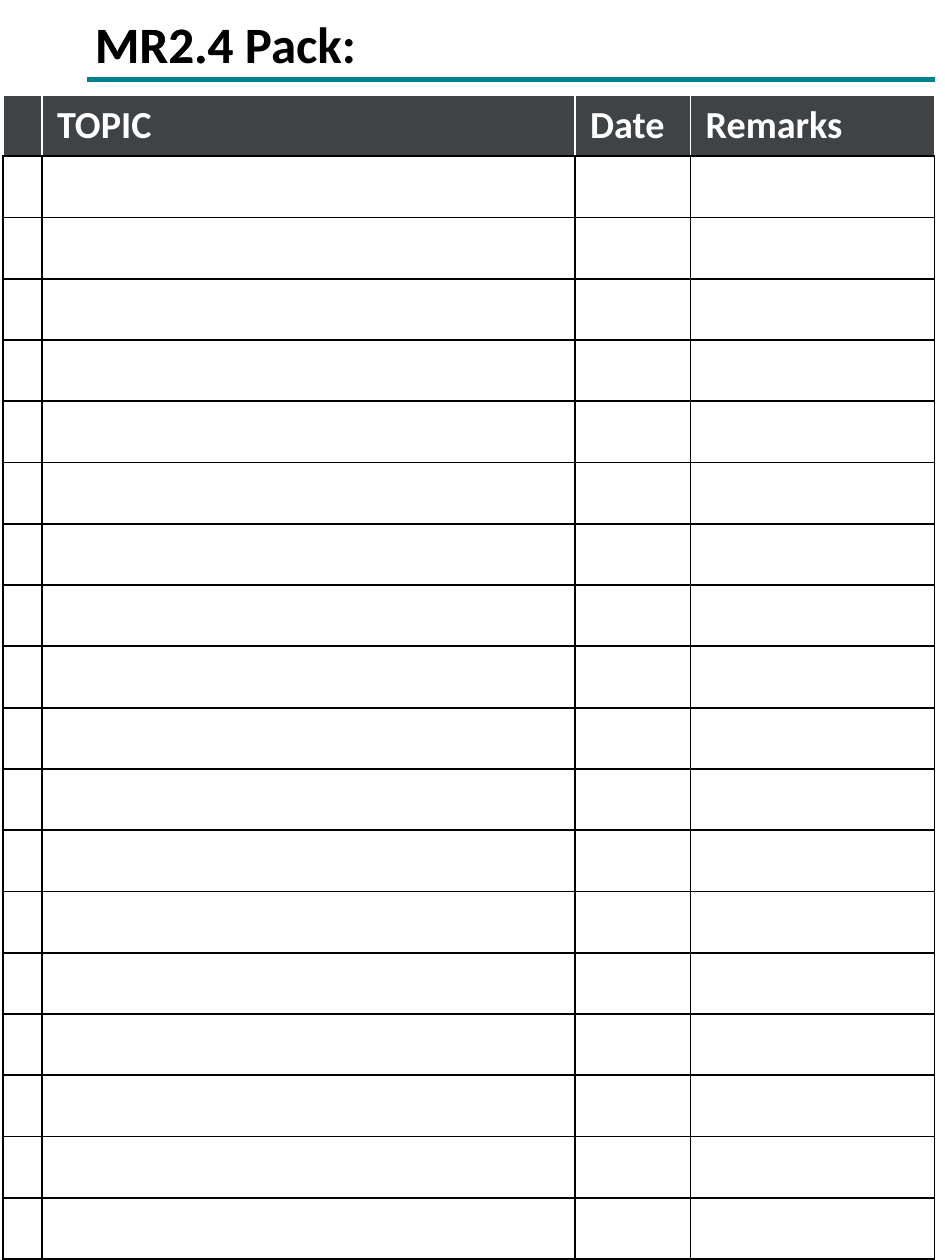
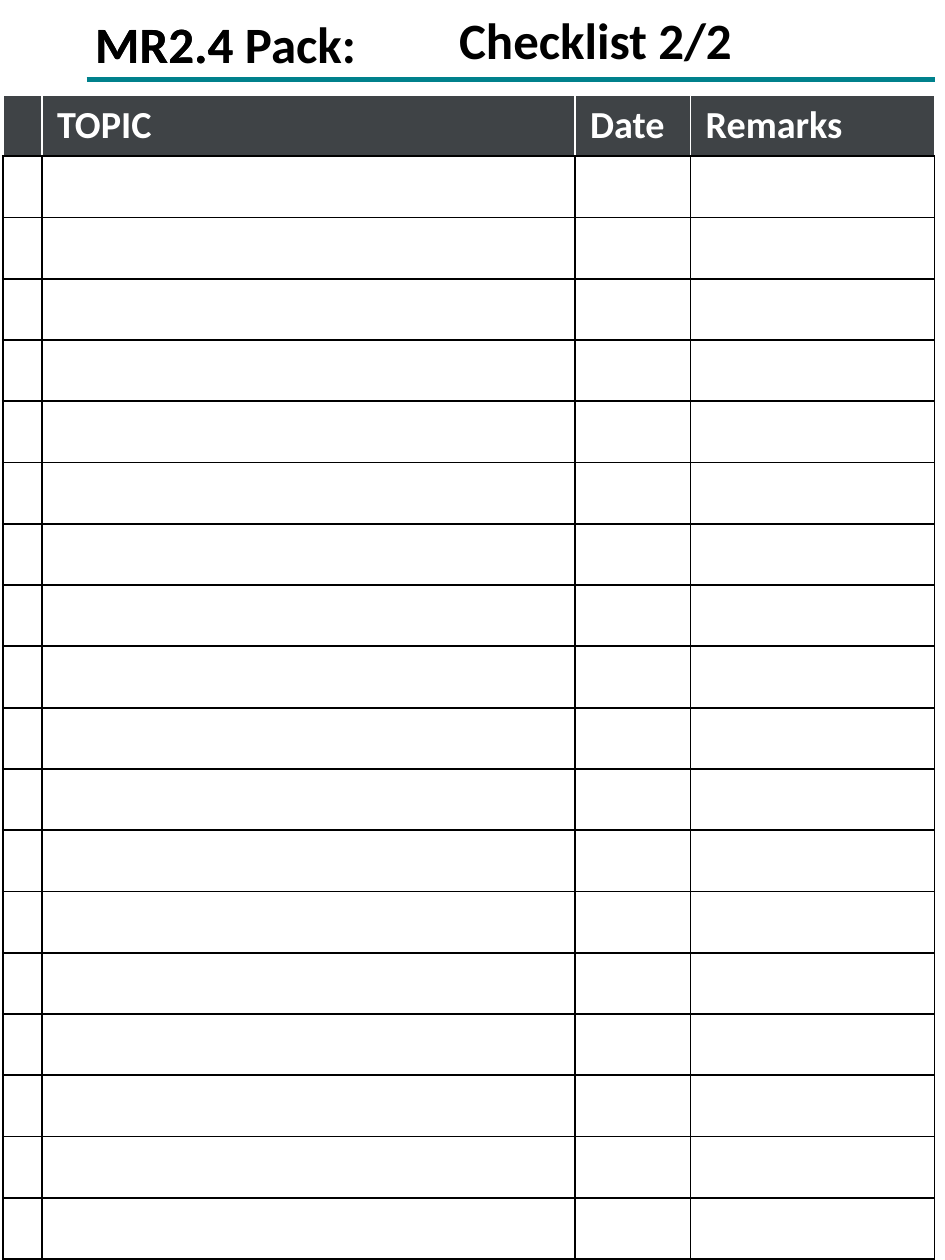
Before and after one commit to devilinside71/Onyx-Boox-Air-2-Plus-Templates, a slide deck: slide 3 of MR2.4/MR2.4_Full.pptx. Drawn at 945x1260 pixels with LibreOffice and Linux fonts; fonts in the diff are those of the drawing; background and template pictures are left out. Boxes give left, top, right and bottom in pixels: in the first picture for what was removed or moved away, otherwise in the second. Text is boxed around its words. In the diff, an @@ line names an element or a change of style, - is before the commit and + after.

Commit message:
Update

```diff
--- a/MR2.4/MR2.4_Full.pptx
+++ b/MR2.4/MR2.4_Full.pptx
@@ title added at (x1=459, y1=23, x2=731, y2=62), 24 pt, text #000000, bold @@
+Checklist 2/2
```
Also in this commit, not shown: 1 other slide changed.
